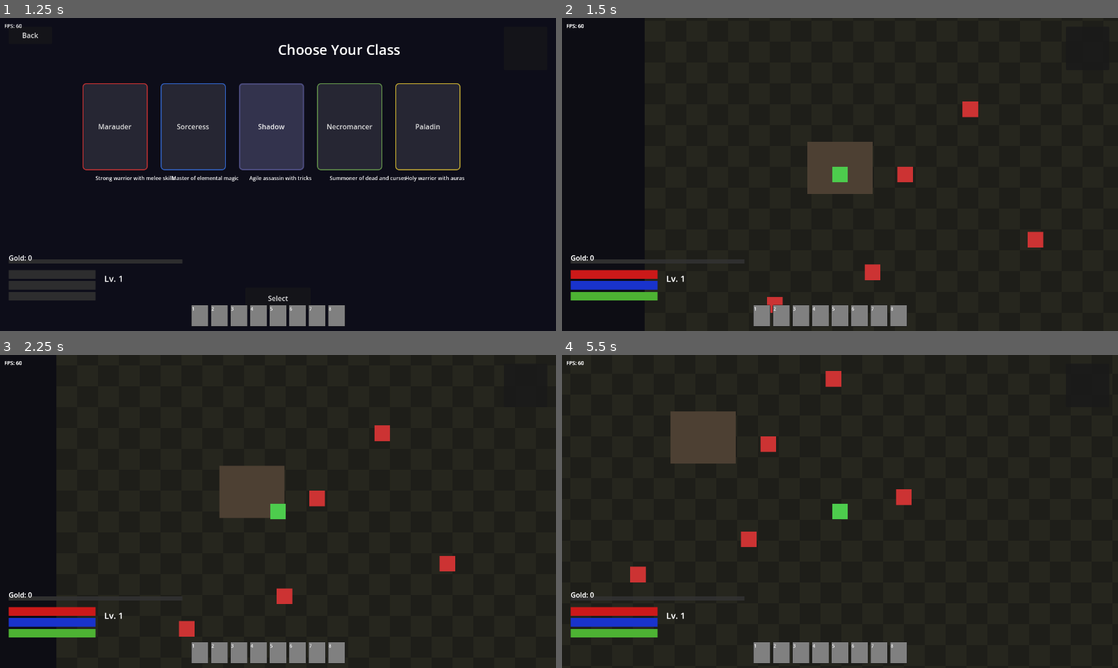
Above: before the commit, frames 1-4 (two rows, left to right).
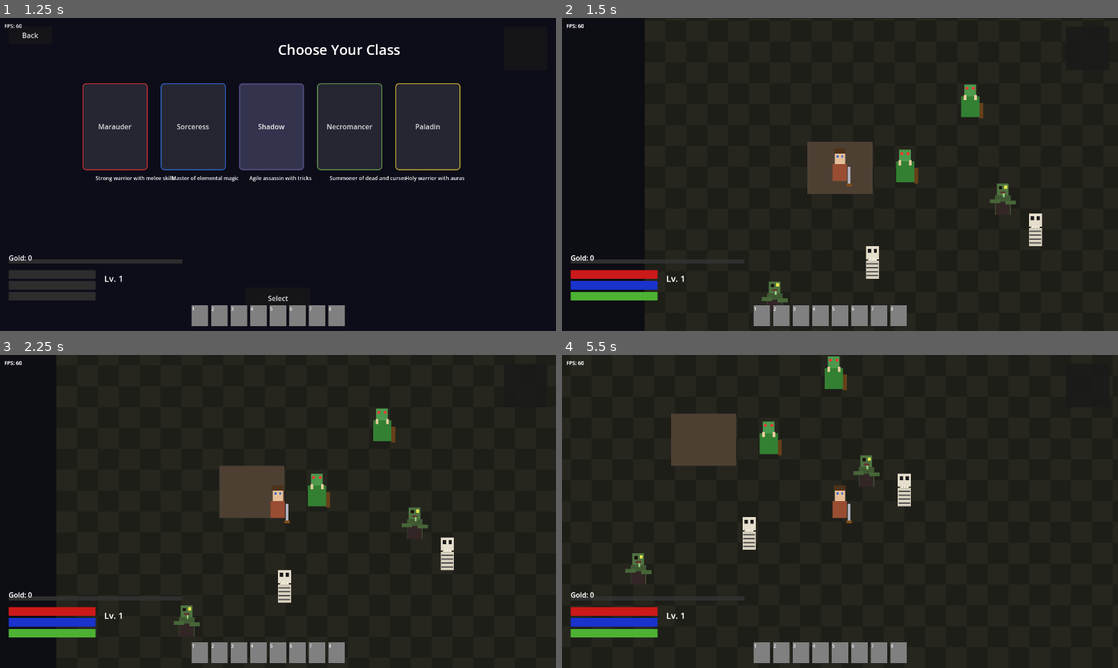
Above: after the commit, the same moments.

Repository: desdae/d2like-openhands
Game: Godot game, scene res://src/world/main_menu.tscn
Same seed, same stepped clock (60 frames per second), same inputs: the game is played once before the commit and once after it.
Inputs (mouse positions are in pixels of both pictures, inside the frame that each line leads up to):
- Up to frame 1 (1.25 s): click "Start Game" at 0.5 s
- Up to frame 2 (1.5 s): click "Select" at 1.25 s
- Up to frame 3 (2.25 s): tap Enter at 2 s; move the mouse to (400, 495) at 2.02 s; hold D (move_right) from 2.03 s (still down); click (400, 495) at 2.1 s
- Up to frame 4 (5.5 s): move the mouse to (728, 527) at 2.77 s; release D (move_right) at 2.78 s; hold S (move_down) 2.78-3.53 s; click (728, 527) at 2.85 s; move the mouse to (895, 442) at 3.52 s; hold D (move_right) 3.53-4.28 s; click (895, 442) at 3.6 s; move the mouse to (812, 574) at 4.27 s; hold W (move_up) 4.28-5.03 s; click (812, 574) at 4.35 s; move the mouse to (1006, 558) at 5.02 s; hold A (move_left) from 5.03 s (still down); click (1006, 558) at 5.1 s

Frame 1 is identical in both runs. In frame 2, 1.9% of the frame differs, in the area x 35-87%, y 21-95%; in frame 3, 2.0%; in frame 4, 2.1%, in the area x 11-63%, y 0-74%.

Commit message:
Add detailed character visuals
Enemies:
- Orc: Green body, tusks, red eyes, club
- Skeleton: White ribcage, skull with dark eye sockets, teeth
- Zombie: Rotten green, torn clothes, bulging eye, drool

Player (per class):
- Marauder: Brown leather, sword
- Sorceress: Blue robes, staff with magic orb
- Shadow: Dark leather, dual daggers
- Necromancer: Dark purple robes, skull-topped staff
- Paladin: Golden armor, shield + mace

Diff:
--- a/src/world/game.gd
+++ b/src/world/game.gd
@@ -63,62 +63,231 @@
     ground.add_child(town_center)
 
 func _spawn_enemies() -> void:
-    # Spawn some test enemies
-    var enemy_positions = [
-        Vector2(400, 300),
-        Vector2(500, 200),
-        Vector2(350, 450),
-        Vector2(600, 400),
-        Vector2(200, 500),
+    # Spawn different enemy types
+    var enemy_types = [
+        {"type": "orc", "pos": Vector2(400, 300)},
+        {"type": "orc", "pos": Vector2(500, 200)},
+        {"type": "skeleton", "pos": Vector2(350, 450)},
+        {"type": "skeleton", "pos": Vector2(600, 400)},
+        {"type": "zombie", "pos": Vector2(200, 500)},
+        {"type": "zombie", "pos": Vector2(550, 350)},
     ]
 
-    for pos in enemy_positions:
-        var enemy = _create_enemy(pos)
+    for e in enemy_types:
+        var enemy = _create_enemy(e["type"], e["pos"])
         enemies.add_child(enemy)
 
-func _create_enemy(position: Vector2) -> Node2D:
+func _create_enemy(enemy_type: String, position: Vector2) -> Node2D:
     var enemy = CharacterBody2D.new()
     enemy.position = position
     enemy.name = "Enemy"
-
-    # Sprite (using ColorRect for visibility)
-    var sprite = ColorRect.new()
-    sprite.name = "Sprite"
-    sprite.size = Vector2(24, 24)
-    sprite.position = Vector2(-12, -12)
-    sprite.color = Color(0.8, 0.2, 0.2)  # Red
-    enemy.add_child(sprite)
+    enemy.set_meta("type", enemy_type)
+
+    # Create visual based on enemy type
+    _create_enemy_visual(enemy, enemy_type)
 
     # Collision
     var collision = CollisionShape2D.new()
     collision.shape = CircleShape2D.new()
-    collision.shape.radius = 12
+    collision.shape.radius = 14
     enemy.add_child(collision)
 
-    # Enemy stats
-    enemy.set_meta("hp", 50)
-    enemy.set_meta("max_hp", 50)
-    enemy.set_meta("damage", 5)
+    # Enemy stats based on type
+    match enemy_type:
+        "orc":
+            enemy.set_meta("hp", 80)
+            enemy.set_meta("max_hp", 80)
+            enemy.set_meta("damage", 15)
+            enemy.set_meta("name", "Orc")
+        "skeleton":
+            enemy.set_meta("hp", 40)
+            enemy.set_meta("max_hp", 40)
+            enemy.set_meta("damage", 10)
+            enemy.set_meta("name", "Skeleton")
+        "zombie":
+            enemy.set_meta("hp", 60)
+            enemy.set_meta("max_hp", 60)
+            enemy.set_meta("damage", 8)
+            enemy.set_meta("name", "Zombie")
 
     return enemy
+
+func _create_enemy_visual(enemy: Node2D, enemy_type: String) -> void:
+    match enemy_type:
+        "orc":
+            # Body
+            var body = ColorRect.new()
+            body.size = Vector2(28, 32)
+            body.position = Vector2(-14, -20)
+            body.color = Color(0.2, 0.5, 0.2)  # Dark green
+            enemy.add_child(body)
+
+            # Head
+            var head = ColorRect.new()
+            head.size = Vector2(18, 18)
+            head.position = Vector2(-9, -38)
+            head.color = Color(0.3, 0.6, 0.3)  # Lighter green
+            enemy.add_child(head)
+
+            # Tusks
+            var tusk_l = ColorRect.new()
+            tusk_l.size = Vector2(4, 8)
+            tusk_l.position = Vector2(-10, -22)
+            tusk_l.color = Color(0.9, 0.8, 0.6)
+            enemy.add_child(tusk_l)
+
+            var tusk_r = ColorRect.new()
+            tusk_r.size = Vector2(4, 8)
+            tusk_r.position = Vector2(6, -22)
+            tusk_r.color = Color(0.9, 0.8, 0.6)
+            enemy.add_child(tusk_r)
+
+            # Club
+            var club = ColorRect.new()
+            club.size = Vector2(6, 24)
+            club.position = Vector2(14, -10)
+            club.color = Color(0.4, 0.25, 0.1)  # Brown
+            enemy.add_child(club)
+
+            # Eyes
+            var eye_l = ColorRect.new()
+            eye_l.size = Vector2(4, 4)
+            eye_l.position = Vector2(-7, -34)
+            eye_l.color = Color(1, 0.2, 0.2)  # Red eyes
+            enemy.add_child(eye_l)
+
+            var eye_r = ColorRect.new()
+            eye_r.size = Vector2(4, 4)
+            eye_r.position = Vector2(3, -34)
+            eye_r.color = Color(1, 0.2, 0.2)
+            enemy.add_child(eye_r)
+
+        "skeleton":
+            # Ribcage body
+            var body = ColorRect.new()
+            body.size = Vector2(20, 28)
+            body.position = Vector2(-10, -18)
+            body.color = Color(0.85, 0.82, 0.75)  # Bone white
+            enemy.add_child(body)
+
+            # Ribs (dark lines)
+            for i in range(4):
+                var rib = ColorRect.new()
+                rib.size = Vector2(18, 2)
+                rib.position = Vector2(-9, -14 + i * 6)
+                rib.color = Color(0.3, 0.3, 0.3)
+                enemy.add_child(rib)
+
+            # Skull
+            var skull = ColorRect.new()
+            skull.size = Vector2(20, 20)
+            skull.position = Vector2(-10, -40)
+            skull.color = Color(0.9, 0.87, 0.8)
+            enemy.add_child(skull)
+
+            # Eye sockets (dark)
+            var socket_l = ColorRect.new()
+            socket_l.size = Vector2(5, 6)
+            socket_l.position = Vector2(-7, -36)
+            socket_l.color = Color(0.1, 0.1, 0.1)
+            enemy.add_child(socket_l)
+
+            var socket_r = ColorRect.new()
+            socket_r.size = Vector2(5, 6)
+            socket_r.position = Vector2(2, -36)
+            socket_r.color = Color(0.1, 0.1, 0.1)
+            enemy.add_child(socket_r)
+
+            # Jaw
+            var jaw = ColorRect.new()
+            jaw.size = Vector2(14, 6)
+            jaw.position = Vector2(-7, -22)
+            jaw.color = Color(0.8, 0.77, 0.7)
+            enemy.add_child(jaw)
+
+            # Teeth
+            for i in range(3):
+                var tooth = ColorRect.new()
+                tooth.size = Vector2(3, 4)
+                tooth.position = Vector2(-5 + i * 4, -22)
+                tooth.color = Color(0.95, 0.92, 0.85)
+                enemy.add_child(tooth)
+
+        "zombie":
+            # Body (tattered)
+            var body = ColorRect.new()
+            body.size = Vector2(24, 30)
+            body.position = Vector2(-12, -18)
+            body.color = Color(0.25, 0.35, 0.2)  # Rotten green
+            enemy.add_child(body)
+
+            # Torn clothes effect
+            var clothes = ColorRect.new()
+            clothes.size = Vector2(22, 20)
+            clothes.position = Vector2(-11, -8)
+            clothes.color = Color(0.2, 0.15, 0.15)  # Dark brown tatters
+            enemy.add_child(clothes)
+
+            # Head
+            var head = ColorRect.new()
+            head.size = Vector2(18, 18)
+            head.position = Vector2(-9, -36)
+            head.color = Color(0.3, 0.45, 0.25)  # Sickly green
+            enemy.add_child(head)
+
+            # Missing eye
+            var missing_eye = ColorRect.new()
+            missing_eye.size = Vector2(5, 5)
+            missing_eye.position = Vector2(-6, -32)
+            missing_eye.color = Color(0.1, 0.05, 0.05)  # Dark hole
+            enemy.add_child(missing_eye)
+
+            # Bulging eye
+            var eye = ColorRect.new()
+            eye.size = Vector2(5, 5)
+            eye.position = Vector2(2, -33)
+            eye.color = Color(0.9, 0.9, 0.3)  # Yellow eye
+            enemy.add_child(eye)
+
+            # Drooling mouth
+            var mouth = ColorRect.new()
+            mouth.size = Vector2(8, 3)
+            mouth.position = Vector2(-4, -24)
+            mouth.color = Color(0.4, 0.2, 0.2)
+            enemy.add_child(mouth)
+
+            var drool = ColorRect.new()
+            drool.size = Vector2(3, 6)
+            drool.position = Vector2(0, -21)
+            drool.color = Color(0.6, 0.8, 0.5)
+            enemy.add_child(drool)
+
+            # Arms sticking out
+            var arm_l = ColorRect.new()
+            arm_l.size = Vector2(16, 6)
+            arm_l.position = Vector2(-20, -12)
+            arm_l.color = Color(0.28, 0.4, 0.22)
+            enemy.add_child(arm_l)
+
+            var arm_r = ColorRect.new()
+            arm_r.size = Vector2(16, 6)
+            arm_r.position = Vector2(4, -10)
+            arm_r.color = Color(0.28, 0.4, 0.22)
+            enemy.add_child(arm_r)
 
 func _create_player_character(player_data) -> void:
     player = CharacterBody2D.new()
     player.name = "Player"
     player.position = Vector2(300, 300)  # Start in town
-
-    # Add sprite (using ColorRect for visibility)
-    var sprite = ColorRect.new()
-    sprite.name = "Sprite"
-    sprite.size = Vector2(24, 24)
-    sprite.position = Vector2(-12, -12)  # Center it
-    sprite.color = Color(0.3, 0.8, 0.3)  # Green
-    player.add_child(sprite)
-
-    # Add collision
+    player.set_meta("class", GameManager.selected_class)
+
+    # Create visual based on selected class
+    _create_player_visual(player, GameManager.selected_class)
+
+    # Collision
     var collision = CollisionShape2D.new()
     collision.shape = CircleShape2D.new()
-    collision.shape.radius = 12
+    collision.shape.radius = 14
     player.add_child(collision)
 
     # Add camera
@@ -128,6 +297,124 @@
     player.add_child(camera)
 
     add_child(player)
+
+func _create_player_visual(player: Node2D, char_class: int) -> void:
+    # Body armor
+    var body = ColorRect.new()
+    body.size = Vector2(22, 26)
+    body.position = Vector2(-11, -16)
+
+    match char_class:
+        0:  # Marauder
+            body.color = Color(0.6, 0.3, 0.2)  # Brown leather
+        1:  # Sorceress
+            body.color = Color(0.3, 0.3, 0.6)  # Blue robes
+        2:  # Shadow
+            body.color = Color(0.2, 0.2, 0.3)  # Dark leather
+        3:  # Necromancer
+            body.color = Color(0.3, 0.25, 0.3)  # Dark purple robes
+        4:  # Paladin
+            body.color = Color(0.7, 0.6, 0.2)  # Golden armor
+    player.add_child(body)
+
+    # Head
+    var head = ColorRect.new()
+    head.size = Vector2(16, 16)
+    head.position = Vector2(-8, -32)
+    head.color = Color(0.9, 0.75, 0.6)  # Skin tone
+    player.add_child(head)
+
+    # Hair/Helm
+    var hair = ColorRect.new()
+    hair.size = Vector2(18, 8)
+    hair.position = Vector2(-9, -40)
+    match char_class:
+        0: hair.color = Color(0.3, 0.2, 0.1)  # Brown hair
+        1: hair.color = Color(0.8, 0.8, 0.9)  # White wizard hat area
+        2: hair.color = Color(0.1, 0.1, 0.1)  # Black
+        3: hair.color = Color(0.2, 0.1, 0.2)  # Dark purple
+        4: hair.color = Color(0.8, 0.7, 0.3)  # Golden
+    player.add_child(hair)
+
+    # Eyes
+    var eye_l = ColorRect.new()
+    eye_l.size = Vector2(3, 3)
+    eye_l.position = Vector2(-5, -29)
+    eye_l.color = Color(0.2, 0.4, 0.8)  # Blue eyes
+    player.add_child(eye_l)
+
+    var eye_r = ColorRect.new()
+    eye_r.size = Vector2(3, 3)
+    eye_r.position = Vector2(2, -29)
+    eye_r.color = Color(0.2, 0.4, 0.8)
+    player.add_child(eye_r)
+
+    # Weapon based on class
+    match char_class:
+        0:  # Marauder - sword
+            var sword = ColorRect.new()
+            sword.size = Vector2(4, 28)
+            sword.position = Vector2(12, -12)
+            sword.color = Color(0.7, 0.7, 0.75)  # Steel
+            player.add_child(sword)
+
+            var hilt = ColorRect.new()
+            hilt.size = Vector2(8, 4)
+            hilt.position = Vector2(10, 14)
+            hilt.color = Color(0.5, 0.3, 0.1)  # Brown
+            player.add_child(hilt)
+
+        1:  # Sorceress - staff
+            var staff = ColorRect.new()
+            staff.size = Vector2(4, 50)
+            staff.position = Vector2(14, -30)
+            staff.color = Color(0.4, 0.25, 0.1)  # Wood
+            player.add_child(staff)
+
+            var orb = ColorRect.new()
+            orb.size = Vector2(8, 8)
+            orb.position = Vector2(12, -38)
+            orb.color = Color(0.3, 0.5, 0.9)  # Magic orb
+            player.add_child(orb)
+
+        2:  # Shadow - dual daggers
+            var dagger_l = ColorRect.new()
+            dagger_l.size = Vector2(3, 16)
+            dagger_l.position = Vector2(-16, -8)
+            dagger_l.color = Color(0.5, 0.5, 0.55)
+            player.add_child(dagger_l)
+
+            var dagger_r = ColorRect.new()
+            dagger_r.size = Vector2(3, 16)
+            dagger_r.position = Vector2(13, -8)
+            dagger_r.color = Color(0.5, 0.5, 0.55)
+            player.add_child(dagger_r)
+
+        3:  # Necromancer - staff with skull
+            var staff = ColorRect.new()
+            staff.size = Vector2(4, 50)
+            staff.position = Vector2(14, -30)
+            staff.color = Color(0.25, 0.2, 0.15)
+            player.add_child(staff)
+
+            var skull = ColorRect.new()
+            skull.size = Vector2(8, 8)
+            skull.position = Vector2(12, -38)
+            skull.color = Color(0.85, 0.82, 0.75)
+            player.add_child(skull)
+
+        4:  # Paladin - shield + mace
+            var shield = ColorRect.new()
+            shield.size = Vector2(14, 18)
+            shield.position = Vector2(-20, -12)
+            shield.color = Color(0.7, 0.6, 0.2)  # Gold shield
+            player.add_child(shield)
+
+            var mace = ColorRect.new()
+            mace.size = Vector2(4, 24)
+            mace.position = Vector2(12, -10)
+            mace.color = Color(0.6, 0.6, 0.65)
+            player.add_child(mace)
 
 func _process(delta: float) -> void:
     if not input_enabled:
